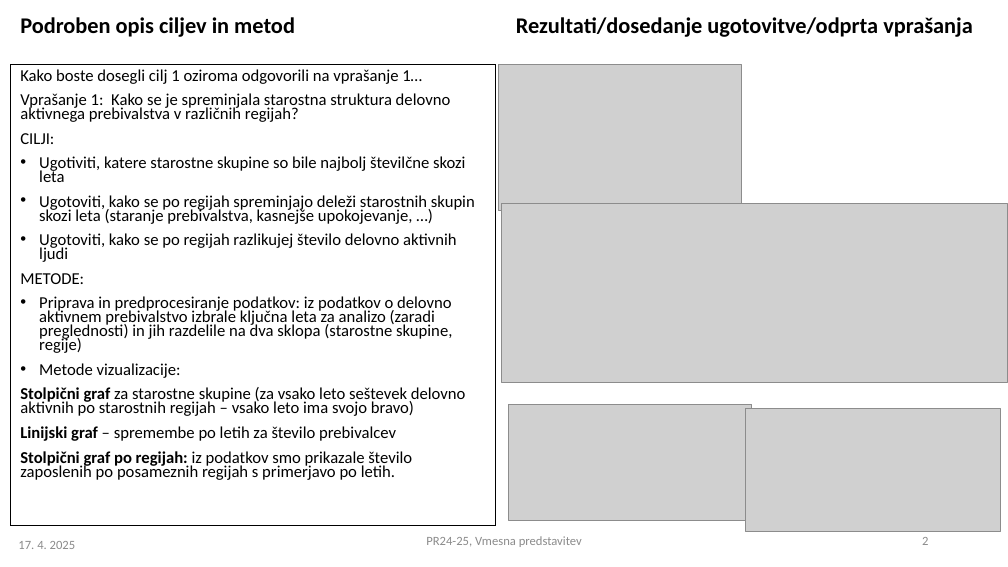
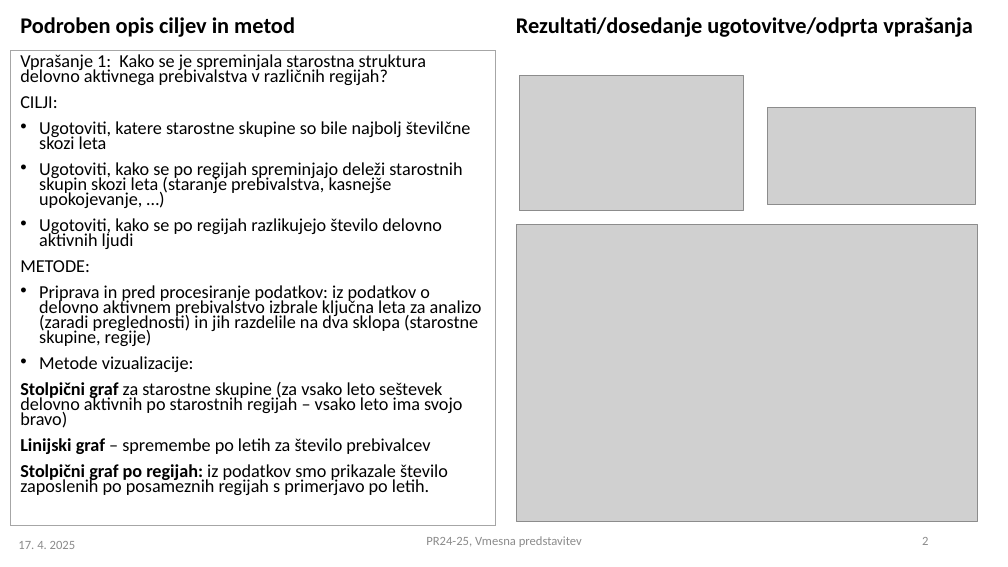
Before and after one commit to nirinja/PR259, a slide deck: slide 2 of PR2024-25_VMESNA_9.pptx. Drawn at 1008x567 pixels with LibreOffice and Linux fonts; fonts in the diff are those of the drawing; grey boxes stand for pictures. Boxes give left, top, right and bottom in pixels: in the first picture for what was removed or moved away, otherwise in the second. Text is boxed around its words. In the diff, an @@ line names an element or a change of style, - is before the commit and + after.

```diff
--- a/PR2024-25_VMESNA_9.pptx
+++ b/PR2024-25_VMESNA_9.pptx
@@ text "Vprašanje 1: Kako se je ...": place and size @@
-text "Vprašanje 1: Kako se je ..." at box(10, 65, 496, 525)
+text "Vprašanje 1: Kako se je ..." at box(10, 50, 496, 526)
@@ text "Vprašanje 1: Kako se je ..." at box(10, 50, 496, 526): outline #000000 0.75 pt to #A6A6A6 0.75 pt @@
@@ text at box(20, 54, 462, 495): size 11.9 to 12.9 pt in "Vprašanje 1: Kako se je spreminjala starostna ...", "CILJI:", "Ugotoviti, kako se po regijah spreminjajo deleži ...", "METODE:" and 4 more places @@
@@ text at box(20, 69, 422, 84): paragraph removed @@
-Kako boste dosegli cilj 1 oziroma odgovorili na vprašanje 1…
@@ picture: place and size @@
-picture at box(498, 65, 741, 211)
+picture at box(519, 76, 744, 211)
@@ picture added at box(767, 108, 975, 206) @@
@@ text at box(39, 121, 471, 149): text changed; size 11.9 to 12.9 pt @@
-• Ugotiviti, katere starostne skupine so bile najbolj številčne skozi leta
+• Ugotoviti, katere starostne skupine so bile najbolj številčne skozi leta
@@ picture removed at box(502, 204, 1007, 382) @@
@@ text at box(39, 218, 442, 249): text changed; size 11.9 to 12.9 pt @@
-• Ugotoviti, kako se po regijah razlikujej število delovno aktivnih ljudi
+• Ugotoviti, kako se po regijah razlikujejo število delovno aktivnih ljudi
@@ picture added at box(516, 225, 978, 522) @@
@@ text at box(39, 285, 482, 346): text changed; size 11.9 to 12.9 pt @@
-• Priprava in predprocesiranje podatkov: iz podatkov o delovno aktivnem prebivalstvo izbrale ključna leta za analizo (zaradi preglednosti) in jih razdelile na dva sklopa (starostne skupine, regije)
+• Priprava in pred procesiranje podatkov: iz podatkov o delovno aktivnem prebivalstvo izbrale ključna leta za analizo (zaradi preglednosti) in jih razdelile na dva sklopa (starostne skupine, regije)
@@ picture removed at box(509, 404, 752, 521) @@
@@ picture removed at box(746, 408, 1001, 531) @@
```
Also in this commit, not shown: 2 other slides changed, 1 other file.
